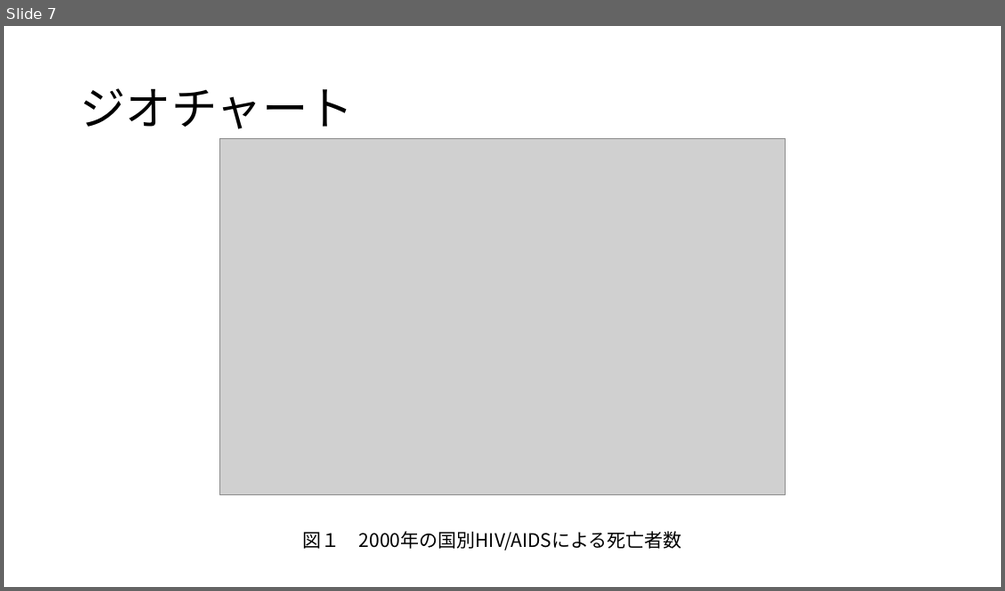
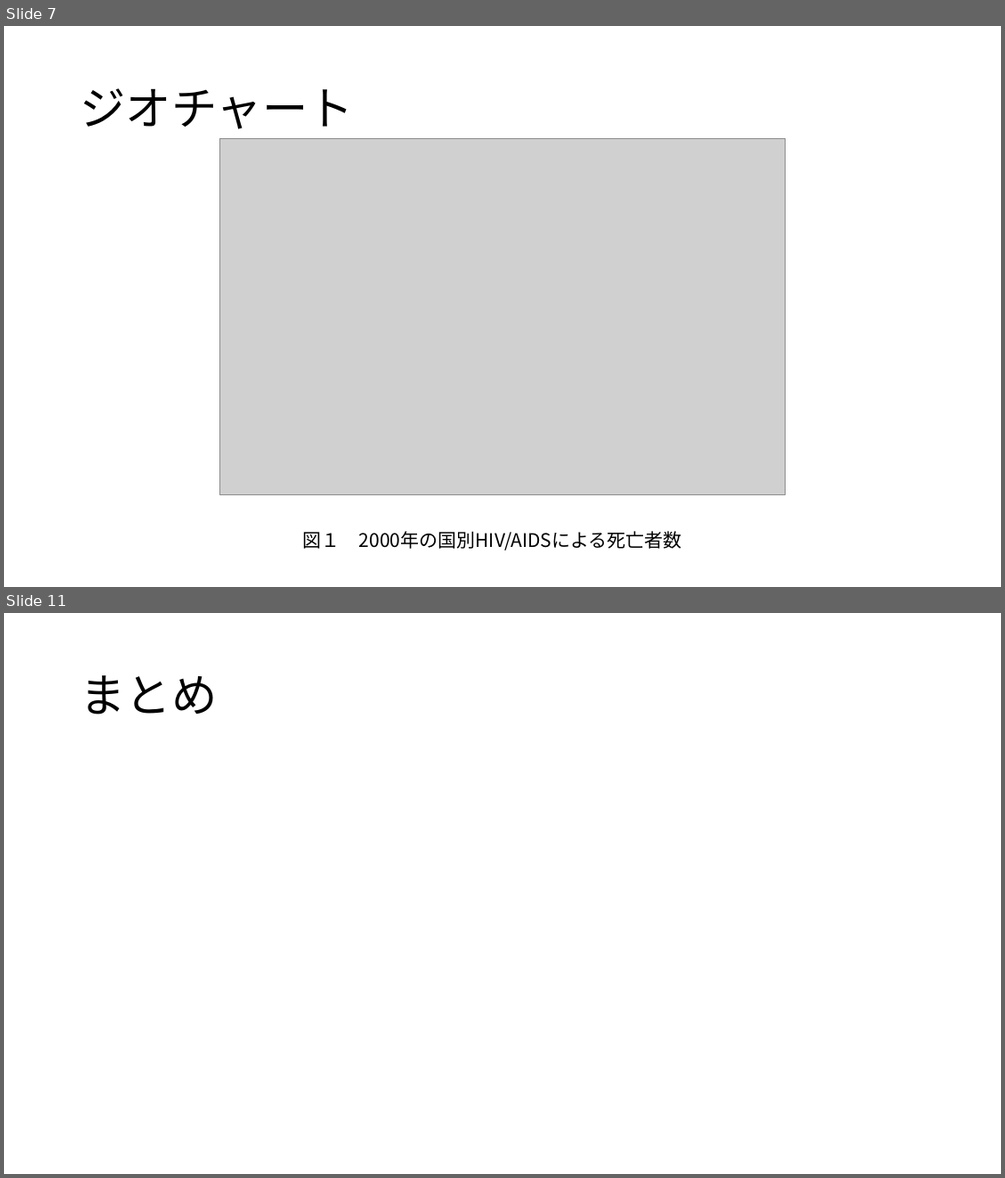
Before and after one commit to erevest-cobalt/3pro, a slide deck: 統計データの可視化.pptx. Shown one above the other, each under a label of ours: slide 7 before the commit, slides 7 and 11 after it; the slides between them are not shown. The pictures are 1005x591 and 1005x1178 pixels, drawn with LibreOffice and Linux fonts; fonts in the diff are those of the drawing; grey boxes stand for pictures. Boxes give left, top, right and bottom in pixels: in the first picture for what was removed or moved away, otherwise in the second. Text is boxed around its words. In the diff, an @@ line names an element or a change of style, - is before the commit and + after.

```diff
--- a/統計データの可視化.pptx
+++ b/統計データの可視化.pptx
@@ slide 11 added at (4, 613, 1001, 1174), background #FFFFFF @@
@@ title added at (80, 675, 217, 714), 44 pt, text #000000 @@
+まとめ
```
Also in this commit, not shown: 6 slides changed, 2 other slides added, 1 other file.
